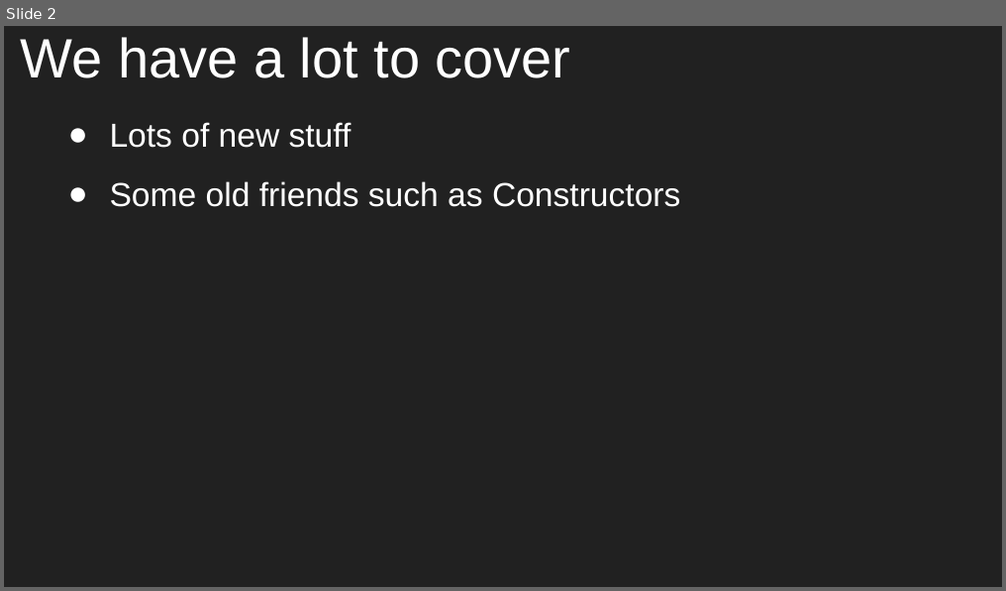
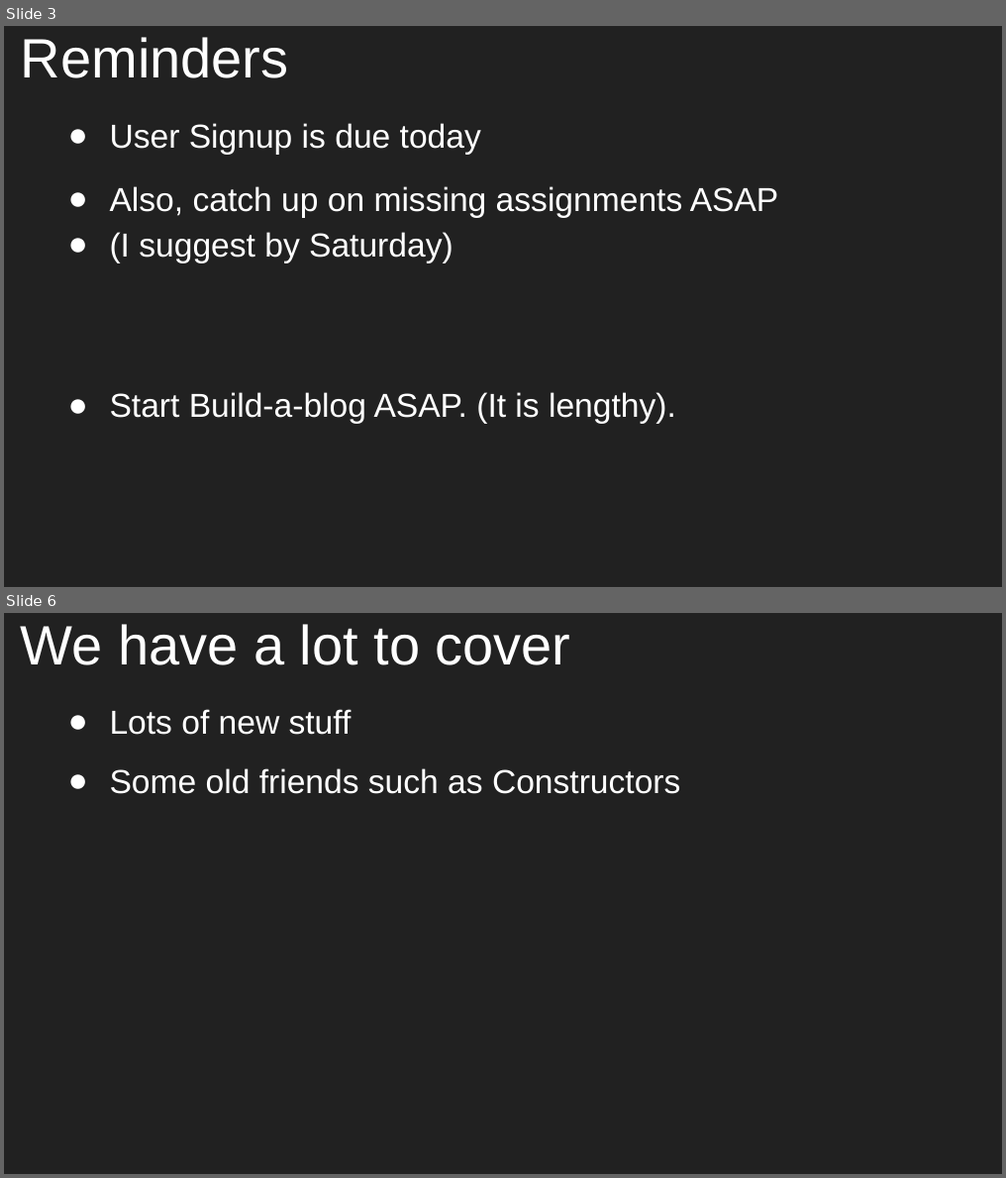
Before and after one commit to aleesham/lc101-unit2, a slide deck: slides/Unit 2 - LC 101 - Class 9.pptx. Shown one above the other, each under a label of ours: slide 2 before the commit, slides 3 and 6 after it; the slides between them are not shown. The pictures are 1006x591 and 1006x1178 pixels, drawn with LibreOffice and Linux fonts; fonts in the diff are those of the drawing. Boxes give left, top, right and bottom in pixels: in the first picture for what was removed or moved away, otherwise in the second. Text is boxed around its words. In the diff, an @@ line names an element or a change of style, - is before the commit and + after.

```diff
--- a/slides/Unit 2 - LC 101 - Class 9.pptx
+++ b/slides/Unit 2 - LC 101 - Class 9.pptx
@@ slide 3 added at box(4, 26, 1002, 587), background #212121 @@
@@ title added at box(21, 37, 289, 78), 40 pt, text #FFFFFF @@
+Reminders
@@ text added at box(110, 123, 779, 424), 24 pt, text #FFFFFF @@
+● User Signup is due today
+● Also, catch up on missing assignments ASAP
+  ● (I suggest by Saturday)
+● Start Build-a-blog ASAP. (It is lengthy).
@@ what was slide 2 is now slide 6 @@
```
Also in this commit, not shown: 3 slides changed, 5 other slides added, 1 slide removed.
